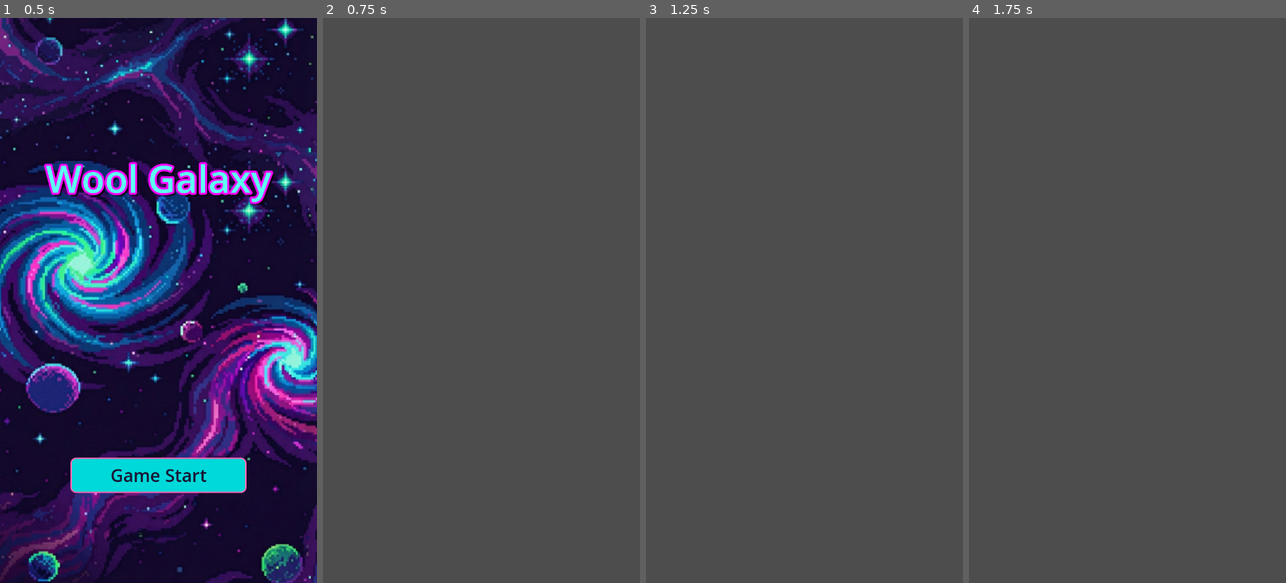
Above: before the commit, frames 1-4 (left to right).
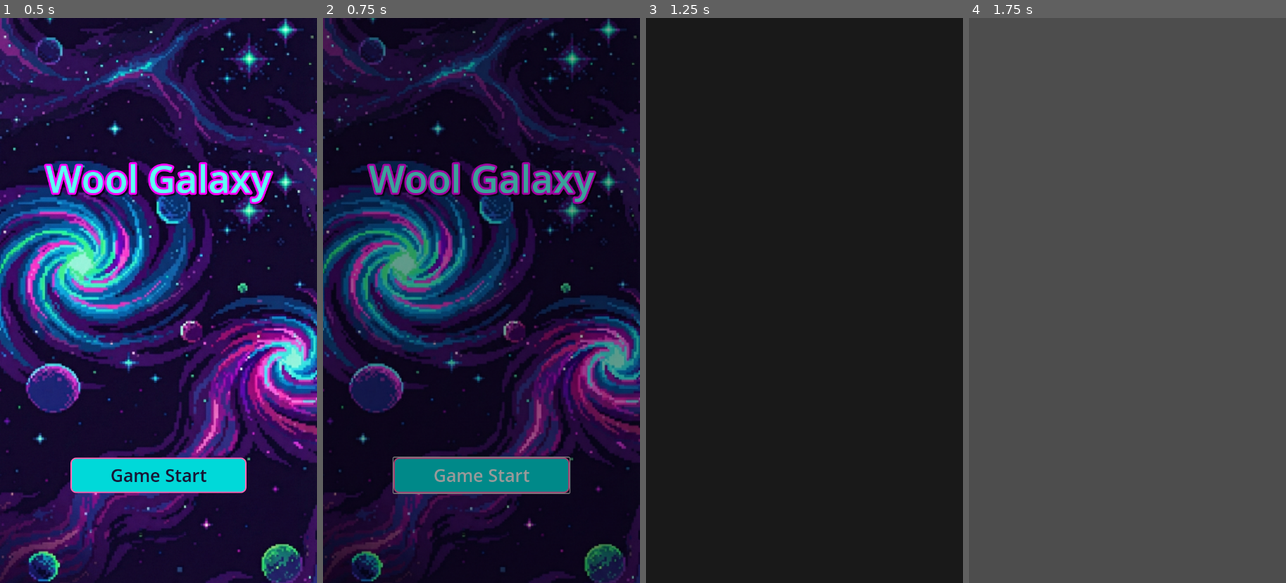
Above: after the commit, the same moments.

Repository: ZoNaDak/GalaxyPuzzleShooter_ProtoType
Game: Godot game, scene res://game/scenes/title/title_scene.tscn
Two runs of this game, one before a commit and one after it. Both use one fixed random seed, a clock stepped at 60 frames per second and the inputs below.
Inputs:
- Up to frame 1 (0.5 s): no input
- Up to frame 2 (0.75 s): click "Game Start" at 0.5 s
- Up to frame 3 (1.25 s): no input
- Up to frame 4 (1.75 s): no input

Frame 1 is identical in both runs. In frame 2, 100% of the frame differs, in the area x 0-100%, y 0-100%; in frame 3, 100%; in frame 4, nothing differs.

Commit message:
씬 전환시 페이드 적용

Diff:
--- a/wool-galaxy-proto/game/scenes/main/main_scene.gd
+++ b/wool-galaxy-proto/game/scenes/main/main_scene.gd
@@ -11,6 +11,10 @@
 
 #region Lifecycle
 
+func _ready() -> void:
+	super._ready()
+	await SystemUIManager.fade_in(0.5)
+
 #endregion
 
 #region Methods
--- a/wool-galaxy-proto/game/scenes/title/title_scene.gd
+++ b/wool-galaxy-proto/game/scenes/title/title_scene.gd
@@ -7,9 +7,15 @@
 
 #region Variables
 
+var _is_changing_scene: bool = false
+
 #endregion
 
 #region Lifecycle
+
+func _ready() -> void:
+	super._ready()
+	_is_changing_scene = false
 
 #endregion
 
@@ -23,6 +29,11 @@
 #region Signal Callbacks
 
 func _on_start_button_pressed() -> void:
+	if _is_changing_scene:
+		return
+	_is_changing_scene = true
+
+	await SystemUIManager.fade_out(0.5)
 	GameManager.change_state(GameManager.GameState.MAIN)
 
 #endregion
